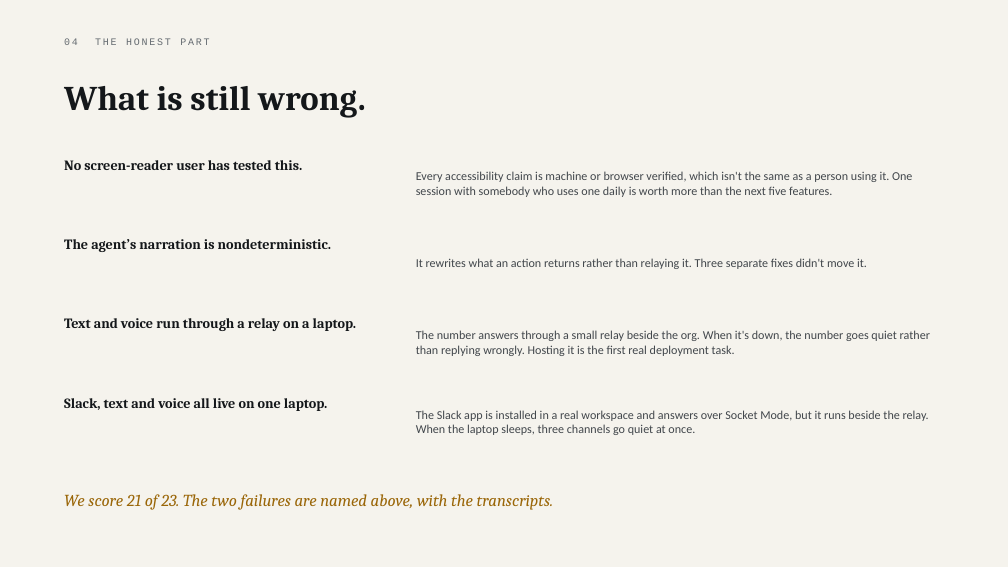
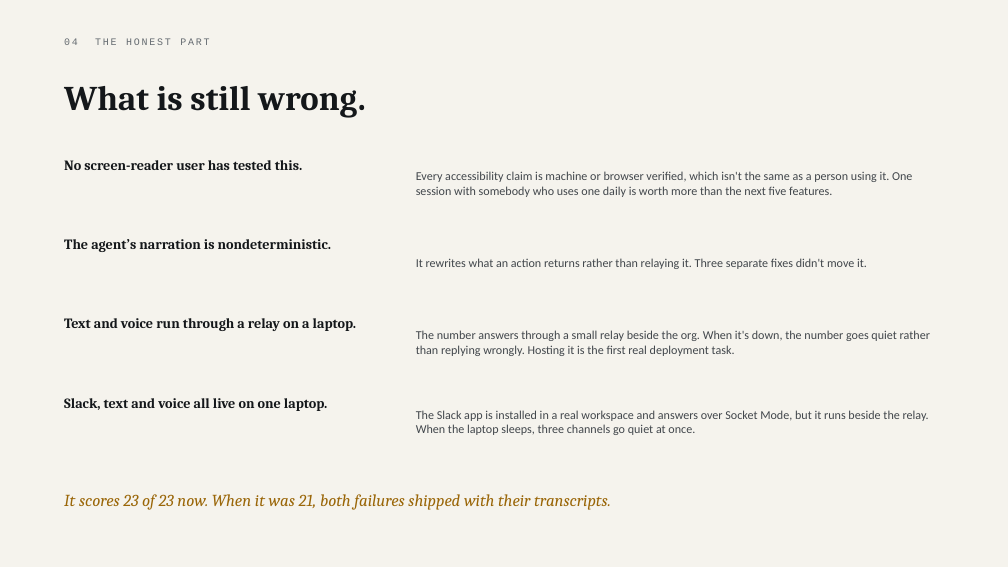
Before and after one commit to parthsevak2/curb-cut, a slide deck: slide 26 of deck/Curb-Cut.pptx. Drawn at 1008x567 pixels with LibreOffice and Linux fonts; fonts in the diff are those of the drawing. Boxes give left, top, right and bottom in pixels: in the first picture for what was removed or moved away, otherwise in the second. Text is boxed around its words. In the diff, an @@ line names an element or a change of style, - is before the commit and + after.

```diff
--- a/deck/Curb-Cut.pptx
+++ b/deck/Curb-Cut.pptx
@@ text at (64,494,611,510): text changed @@
-We score 21 of 23. The two failures are named above, with the transcripts.
+It scores 23 of 23 now. When it was 21, both failures shipped with their transcripts.
```
Also in this commit, not shown: 2 other slides changed, 5 other files.
